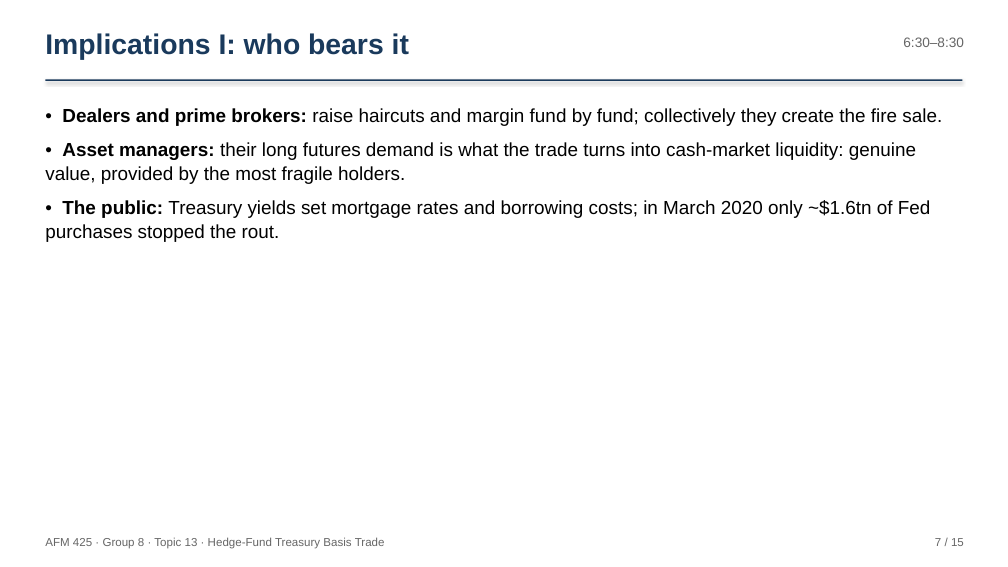
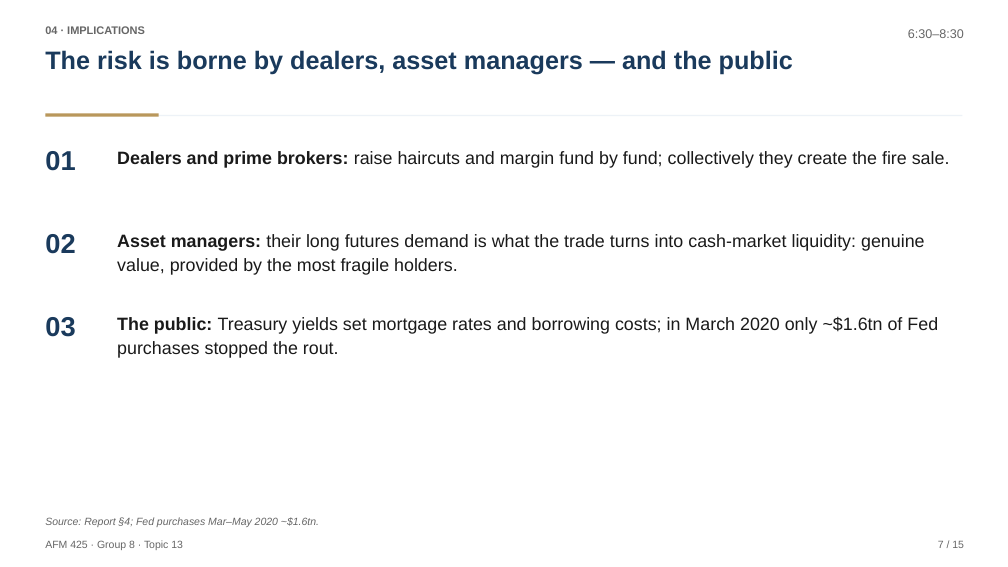
Before and after one commit to faketut/course, a slide deck: slide 7 of afm425/project/presentation/AFM425 Presentation Group 8.pptx. Drawn at 1008x567 pixels with LibreOffice and Linux fonts; fonts in the diff are those of the drawing. Boxes give left, top, right and bottom in pixels: in the first picture for what was removed or moved away, otherwise in the second. Text is boxed around its words. In the diff, an @@ line names an element or a change of style, - is before the commit and + after.

Commit message:
AFM425 Group 8: restyle deck PPTX (McKinsey/IB conventions)
- Action titles (claims with numbers), section kickers, source lines
- Navy cover, KPI band on quant slide, highlighted thesis row in stress table
- Numbered blocks for implications/takeaways. Content unchanged.

```diff
--- a/afm425/project/presentation/AFM425 Presentation Group 8.pptx
+++ b/afm425/project/presentation/AFM425 Presentation Group 8.pptx
@@ text at [45,26,145,34]: text changed; size 27 to 10.5 pt; text colour #1A3A5C to #666666 @@
-Implications I: who bears it
+04 · IMPLICATIONS
@@ text "6:30–8:30": place and size @@
-text "6:30–8:30" at [903,37,964,47]
+text "6:30–8:30" at [908,29,964,38]
@@ text "6:30–8:30" at [908,29,964,38]: size 13 to 12 pt; line spacing 1 to 1.1; more space between paragraphs @@
@@ text added at [45,50,793,74], 24 pt, text #1A3A5C, bold @@
+The risk is borne by dealers, asset managers — and the public
@@ rectangle: place and size @@
-rectangle at [45,79,963,81]
+rectangle at [45,115,963,116]
@@ rectangle at [45,115,963,116]: fill #1A3A5C to #EDF2F7; shadow off @@
@@ rectangle added at [45,113,159,116], fill #B9975B @@
@@ text added at [45,151,75,171], 26 pt, text #1A3A5C, bold @@
+01
@@ text added at [117,151,950,168], 17 pt, text #1A1A1A @@
+Dealers and prime brokers: raise haircuts and margin fund by fund; collectively they create the fire sale.
@@ text added at [45,234,75,254], 26 pt, text #1A3A5C, bold @@
+02
@@ text added at [117,234,925,275], 17 pt, text #1A1A1A @@
+Asset managers: their long futures demand is what the trade turns into cash-market liquidity: genuine value, provided by the most fragile holders.
@@ text added at [45,317,75,337], 26 pt, text #1A3A5C, bold @@
+03
@@ text at [117,317,938,358]: text changed; size 18 to 17 pt; text colour #000000 to #1A1A1A @@
-• Dealers and prime brokers: raise haircuts and margin fund by fund; collectively they create the fire sale.
-• Asset managers: their long futures demand is what the trade turns into cash-market liquidity: genuine value, provided by the most fragile holders.
-• The public: Treasury yields set mortgage rates and borrowing costs; in March 2020 only ~$1.6tn of Fed purchases stopped the rout.
+The public: Treasury yields set mortgage rates and borrowing costs; in March 2020 only ~$1.6tn of Fed purchases stopped the rout.
@@ text added at [45,517,319,527], 10 pt, text #666666, italic @@
+Source: Report §4; Fed purchases Mar–May 2020 ~$1.6tn.
@@ text "7 / 15" at [938,541,964,548]: size 11 to 10 pt; line spacing 1 to 1.1; more space between paragraphs @@
@@ text at [45,540,183,550]: text changed; size 11 to 10 pt @@
-AFM 425 · Group 8 · Topic 13 · Hedge-Fund Treasury Basis Trade
+AFM 425 · Group 8 · Topic 13
```
Also in this commit, not shown: 14 other slides changed.
